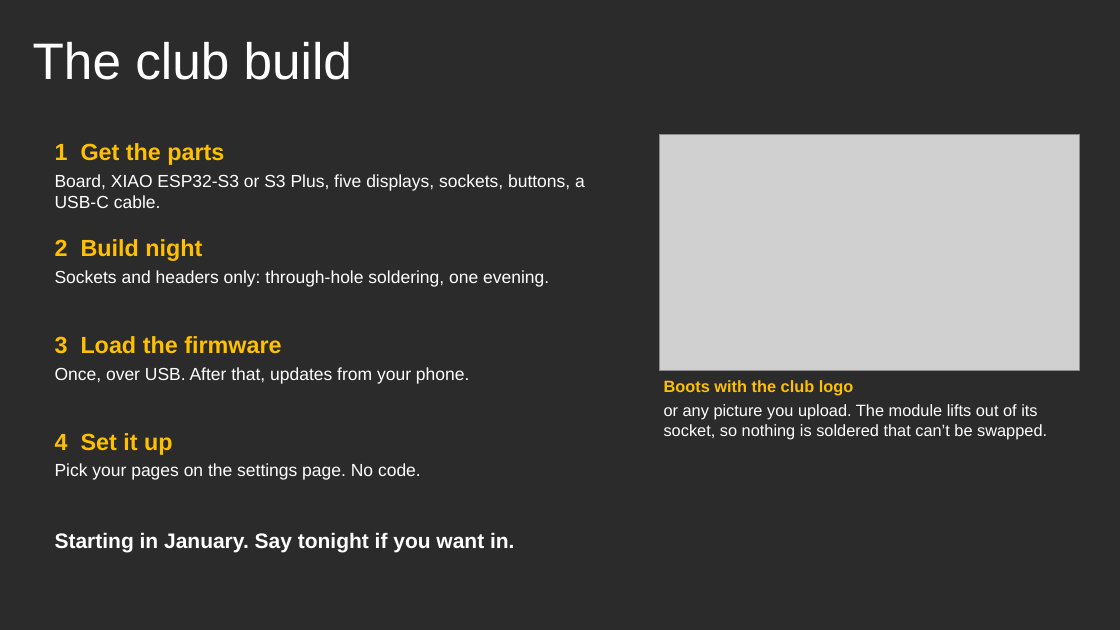
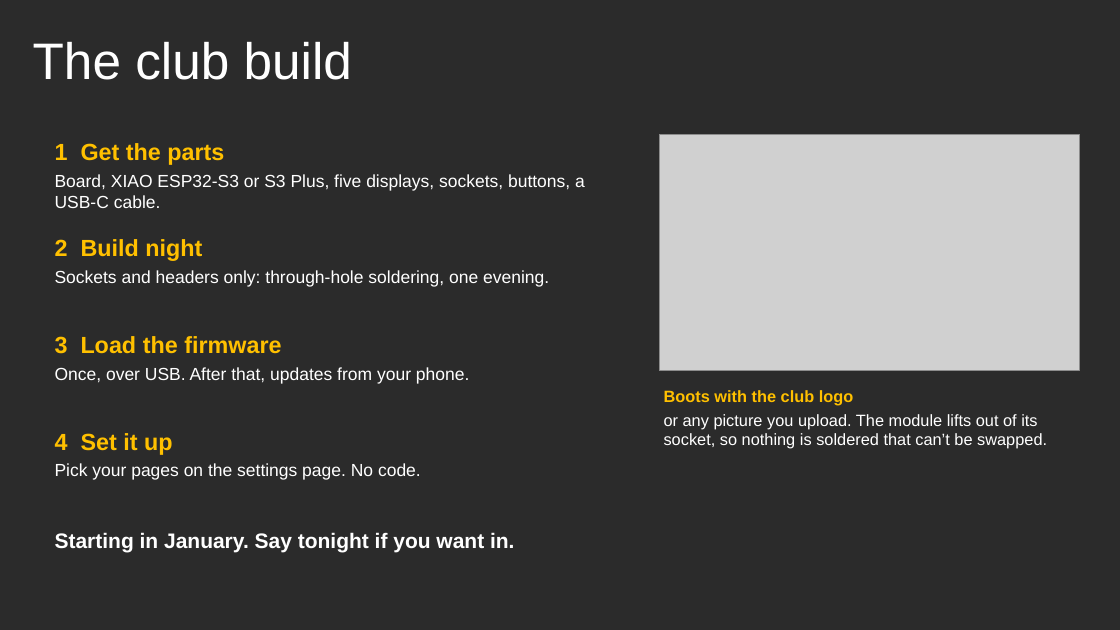
Before and after one commit to scottdube/hot-info-orbs, a slide deck: slide 10 of docs/presentation/HOT-Info-Orbs-Small-Computers-2026-10-27.pptx. Drawn at 1120x630 pixels with LibreOffice and Linux fonts; fonts in the diff are those of the drawing; grey boxes stand for pictures; background and template pictures are left out; a plain dark background stands for a picture behind light text. Boxes give left, top, right and bottom in pixels: in the first picture for what was removed or moved away, otherwise in the second. Text is boxed around its words. In the diff, an @@ line names an element or a change of style, - is before the commit and + after.

```diff
--- a/docs/presentation/HOT-Info-Orbs-Small-Computers-2026-10-27.pptx
+++ b/docs/presentation/HOT-Info-Orbs-Small-Computers-2026-10-27.pptx
@@ text "Boots with the club logo": place and size @@
-text "Boots with the club logo" at (664, 380, 1047, 440)
+text "Boots with the club logo" at (664, 390, 1047, 449)
```
Also in this commit, not shown: 4 other slides changed, 13 other files.
